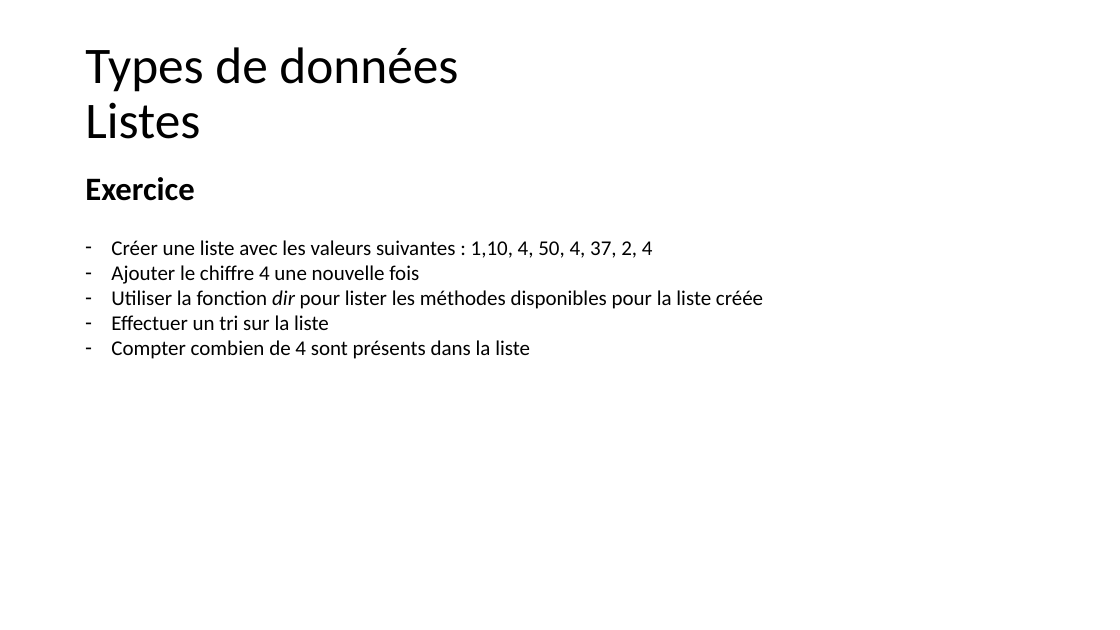
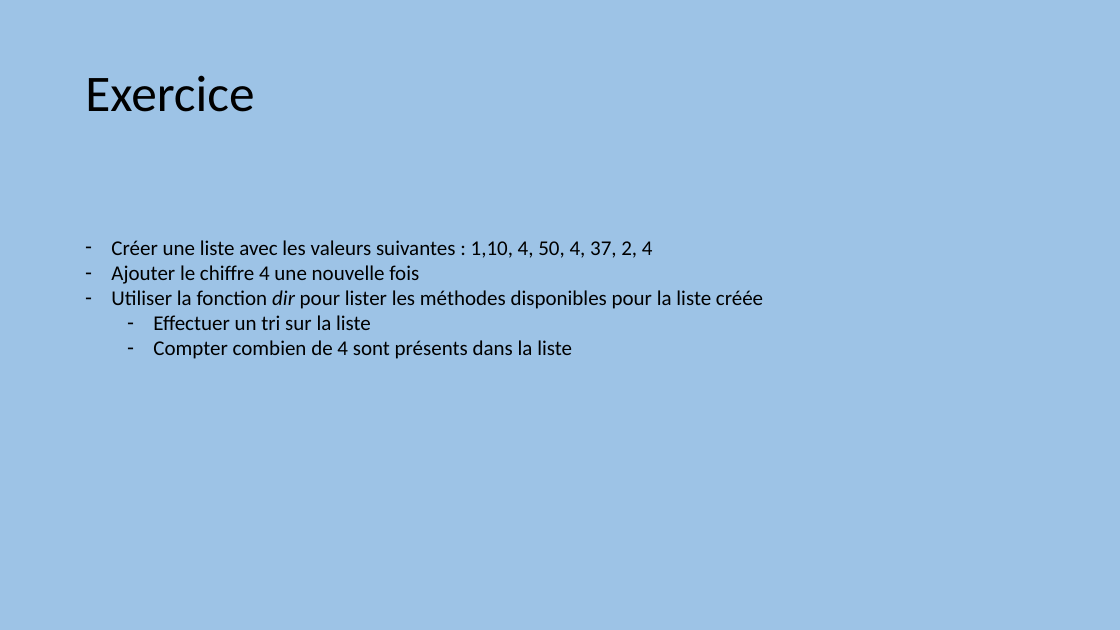
Before and after one commit to aubinthomas/Course, a slide deck: slide 21 of python_debutant/Formation Python débutant.pptx (slide 19 before the commit). Drawn at 1120x630 pixels with LibreOffice and Linux fonts; fonts in the diff are those of the drawing. Boxes give left, top, right and bottom in pixels: in the first picture for what was removed or moved away, otherwise in the second. Text is boxed around its words. In the diff, an @@ line names an element or a change of style, - is before the commit and + after.

```diff
--- a/python_debutant/Formation Python débutant.pptx
+++ b/python_debutant/Formation Python débutant.pptx
@@ background #FFFFFF to #9DC3E6 @@
@@ title at (85,75,254,112): text changed @@
-Types de données
-Listes
+Exercice
@@ text removed at (85,177,194,201) @@
-Exercice
@@ text at (153,315,572,359): list level 1 to 2 in "Effectuer un tri sur la ..."; list level 1 to 2 in "Compter combien de 4 sont ..." @@
```
Also in this commit, not shown: 1 other slide changed, 3 slides added, 1 slide removed, 2 other files.
